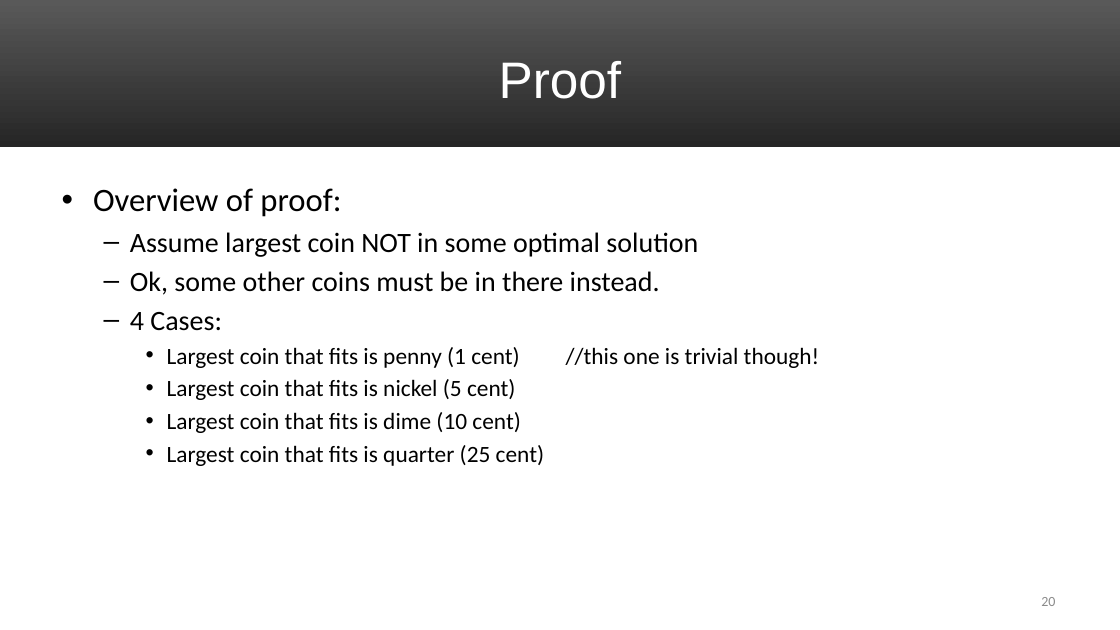
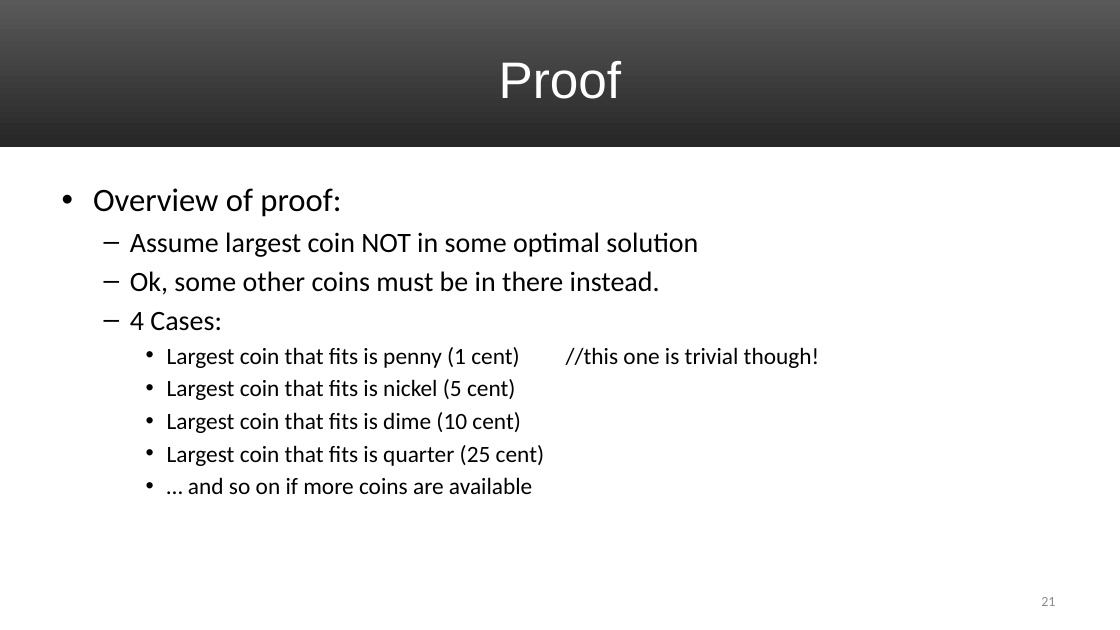
Before and after one commit to markfloryan/dsa2, a slide deck: slide 21 of slides/04-GreedyIntroChange.pptx (slide 20 before the commit). Drawn at 1120x630 pixels with LibreOffice and Linux fonts; fonts in the diff are those of the drawing. Boxes give left, top, right and bottom in pixels: in the first picture for what was removed or moved away, otherwise in the second. Text is boxed around its words. In the diff, an @@ line names an element or a change of style, - is before the commit and + after.

```diff
--- a/slides/04-GreedyIntroChange.pptx
+++ b/slides/04-GreedyIntroChange.pptx
@@ text at (188,477,532,494): paragraph added @@
+    • … and so on if more coins are available
@@ page number at (1041,597,1055,606): text changed @@
-20
+21
```
Also in this commit, not shown: 3 other slides changed, 2 slides added, 1 slide removed, 2 other files.
